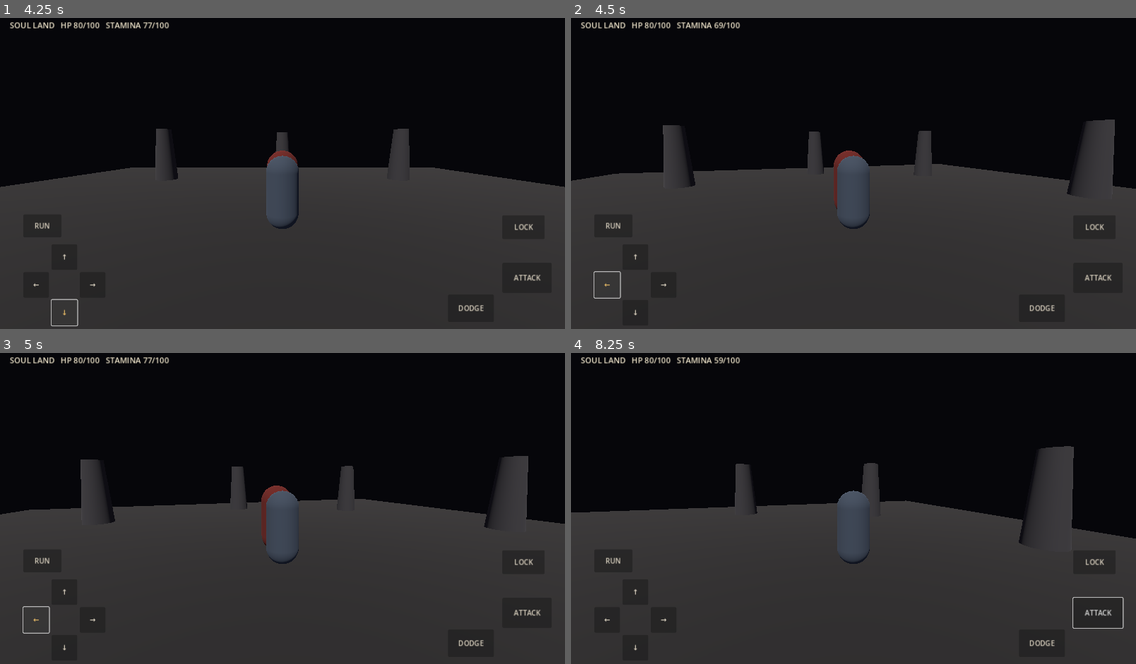
Above: before the commit, frames 1-4 (two rows, left to right).
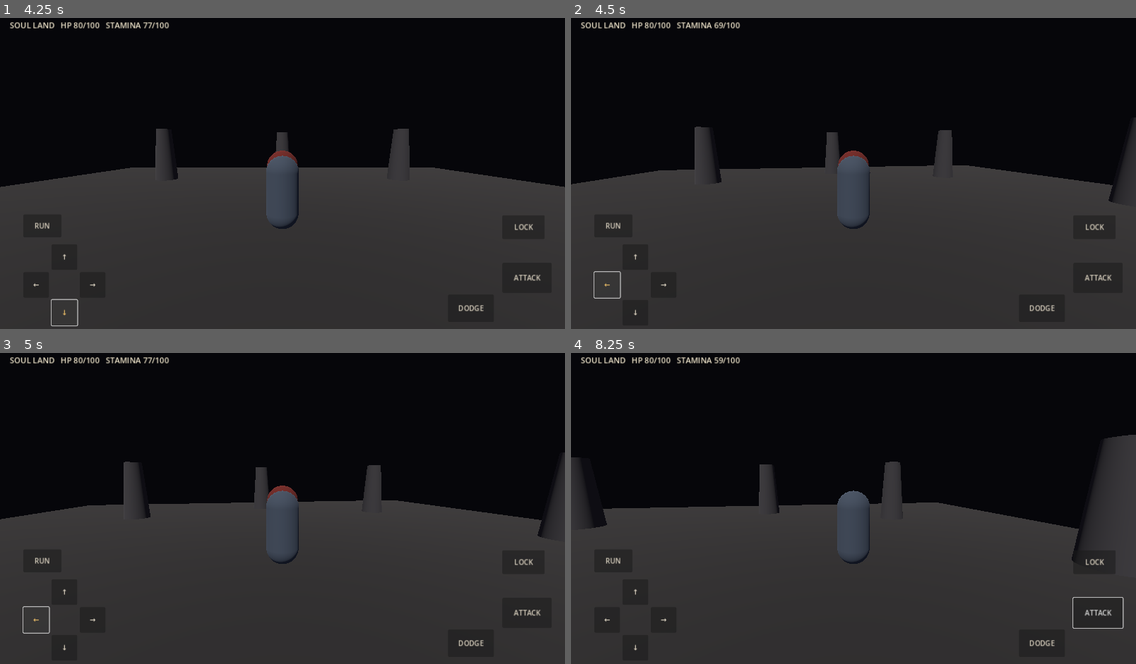
Above: after the commit, the same moments.

Repository: codingscenes2-cyber/SoulLans
Game: Godot game, scene res://scenes/main.tscn
Same seed, same stepped clock (60 frames per second), same inputs: the game is played once before the commit and once after it.
Inputs (mouse positions are in pixels of both pictures, inside the frame that each line leads up to):
- Up to frame 1 (4.25 s): click "ATTACK" at 0.5 s; click "DODGE" at 1.25 s; click "LOCK" at 2 s; click "↑" at 2.75 s; click "↓" at 3.5 s
- Up to frame 2 (4.5 s): click "←" at 4.25 s
- Up to frame 3 (5 s): no input
- Up to frame 4 (8.25 s): click "→" at 5 s; click "RUN" at 5.75 s; tap Enter at 6.5 s; move the mouse to (977, 489) at 6.52 s; hold D (move_right) 6.53-7.25 s; click (977, 489) at 6.6 s; drag from (740, 520) to (825, 567) at 7.27 s; tap Space (dodge) at 8 s; move the mouse to (910, 436) at 8.02 s; hold D (move_right) from 8.03 s (still down); tap Tab (lock_on) at 8.1 s

Frame 1 is identical in both runs. In frame 2, 4.3% of the frame differs, in the area x 0-100%, y 31-64%; in frame 3, 4.3%; in frame 4, 6.6%, in the area x 0-100%, y 26-67%.

Commit message:
Correct lock-on camera yaw relative to player rig

Diff:
--- a/scripts/player_controller.gd
+++ b/scripts/player_controller.gd
@@ -71,7 +71,7 @@
         look_direction.y = 0.0
         if look_direction.length() > 0.1:
             rotation.y = lerp_angle(rotation.y, atan2(-look_direction.x, -look_direction.z), 10.0 * delta)
-            camera_yaw = rotation.y
+            camera_yaw = atan2(-look_direction.x, -look_direction.z) - rotation.y
 
     if not is_on_floor():
         velocity.y -= 24.0 * delta
